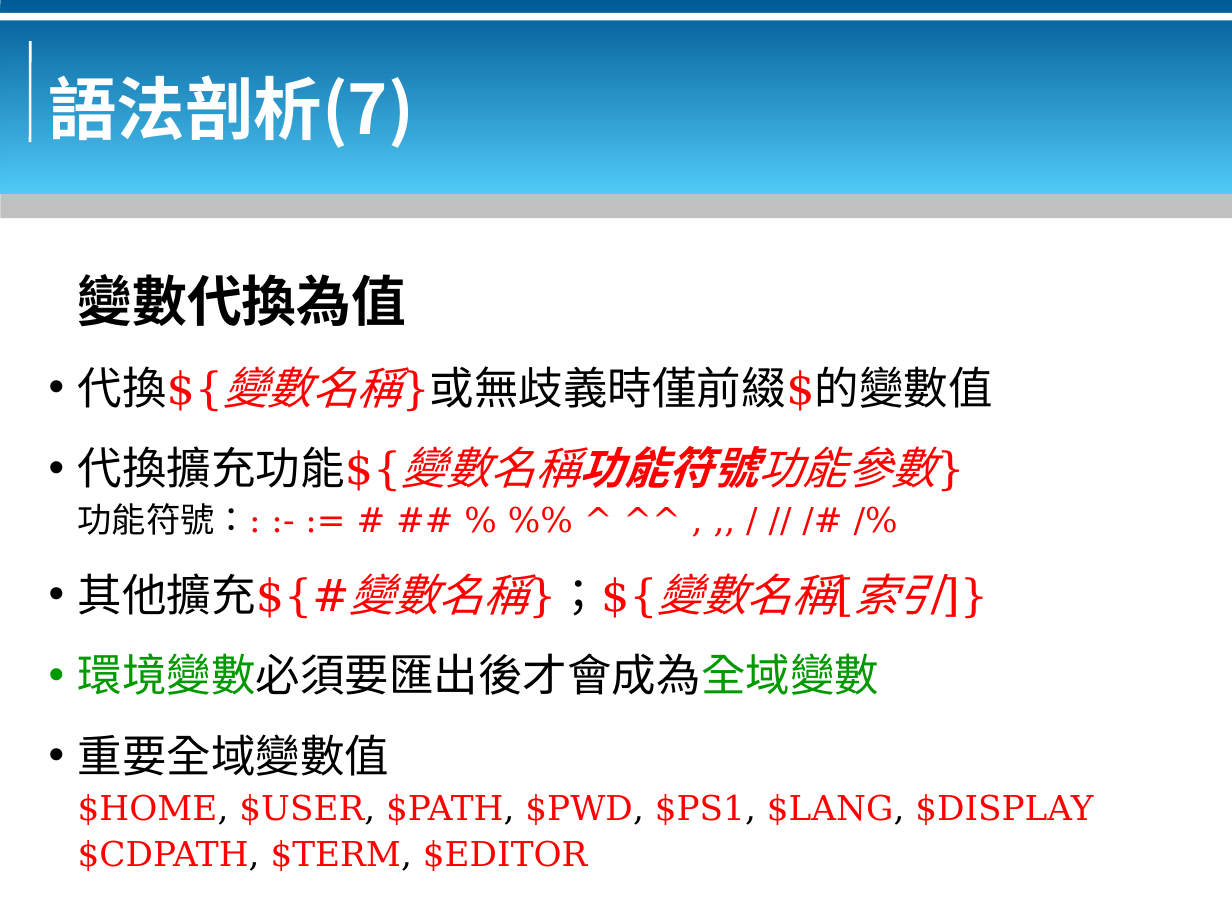
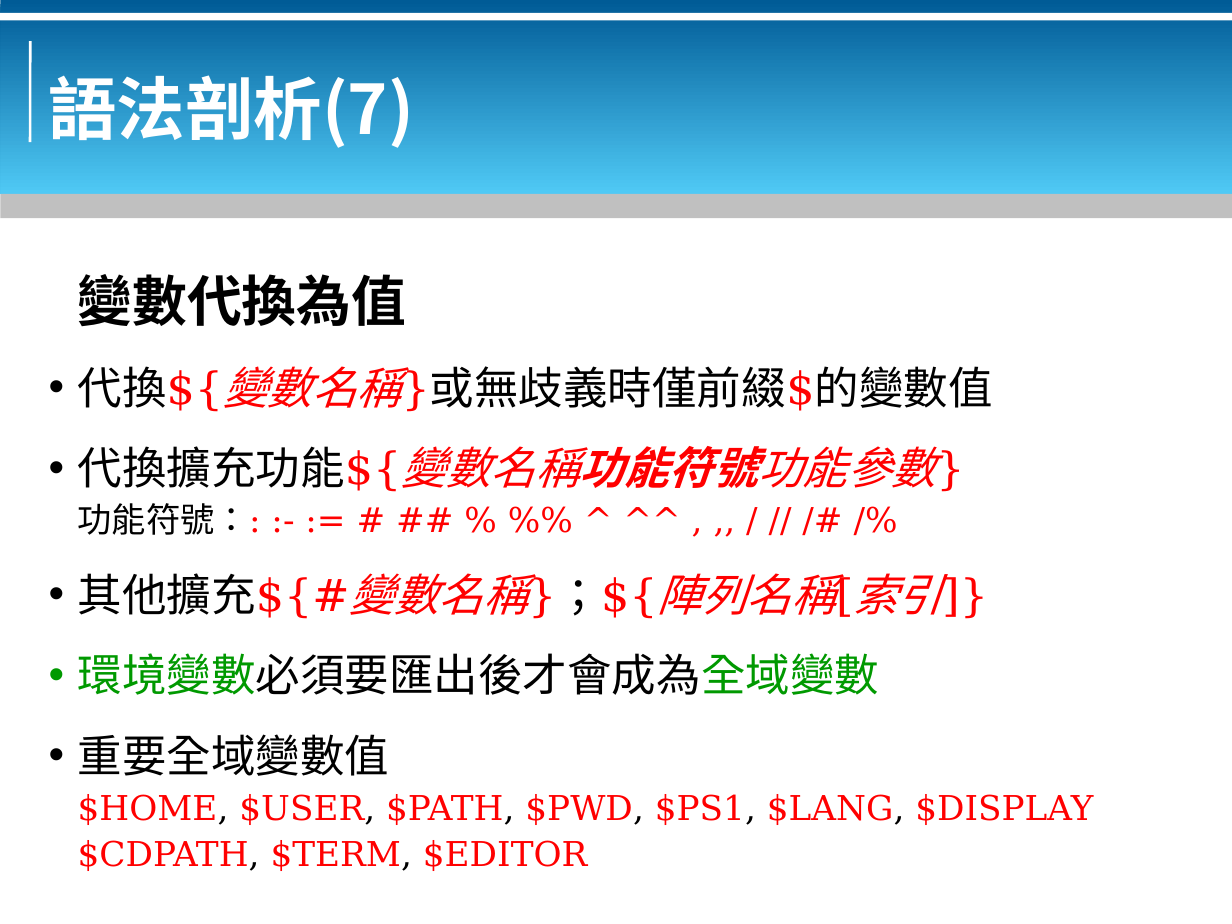
Before and after one commit to bluebat/.presentations, a slide deck: slide 13 of bash-basics.odp. Drawn at 1232x924 pixels with LibreOffice and Linux fonts; fonts in the diff are those of the drawing; background and template pictures are left out. Boxes give left, top, right and bottom in pixels: in the first picture for what was removed or moved away, otherwise in the second. Text is boxed around its words. In the diff, an @@ line names an element or a change of style, - is before the commit and + after.

```diff
--- a/bash-basics.odp
+++ b/bash-basics.odp
@@ text at bbox=[78, 573, 942, 619]: text changed @@
-• 其他擴充${#變數名稱}；${變數名稱[索引]}
+• 其他擴充${#變數名稱}；${陣列名稱[索引]}
```
Also in this commit, not shown: 1 other slide changed, 1 other file.
